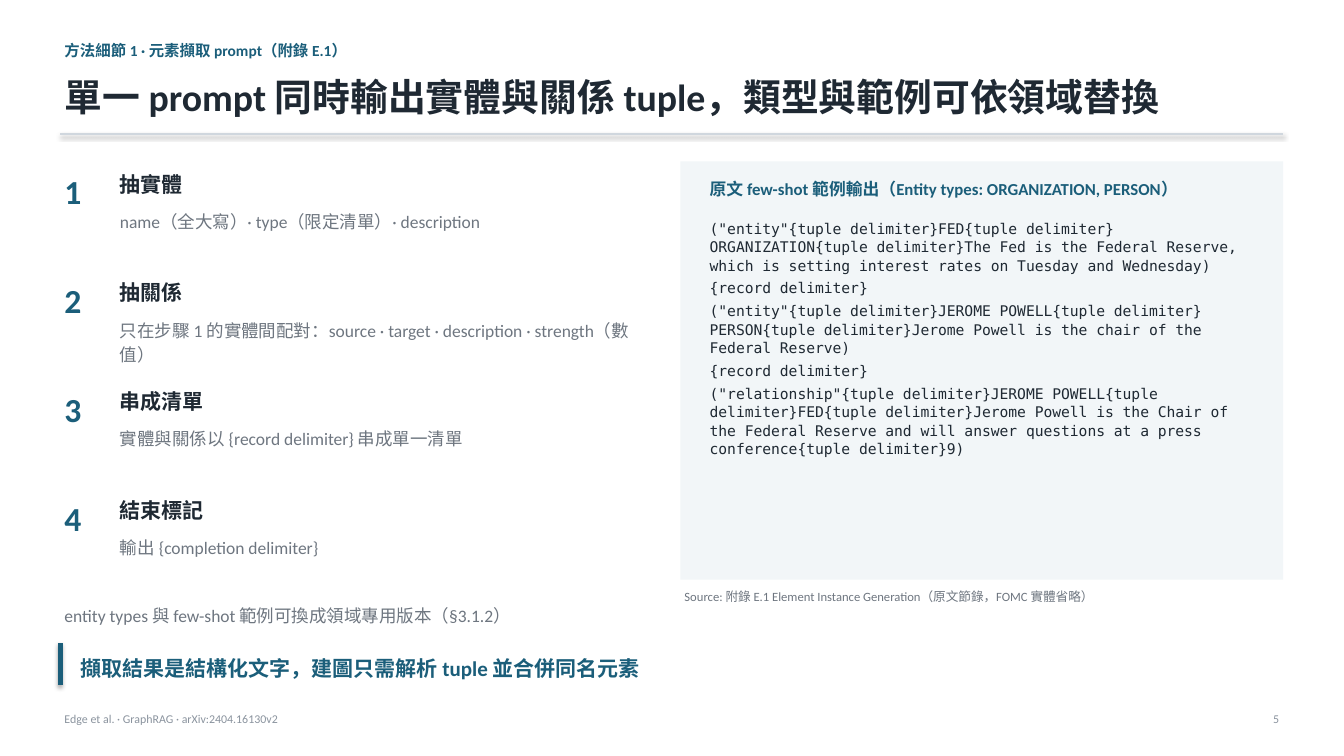
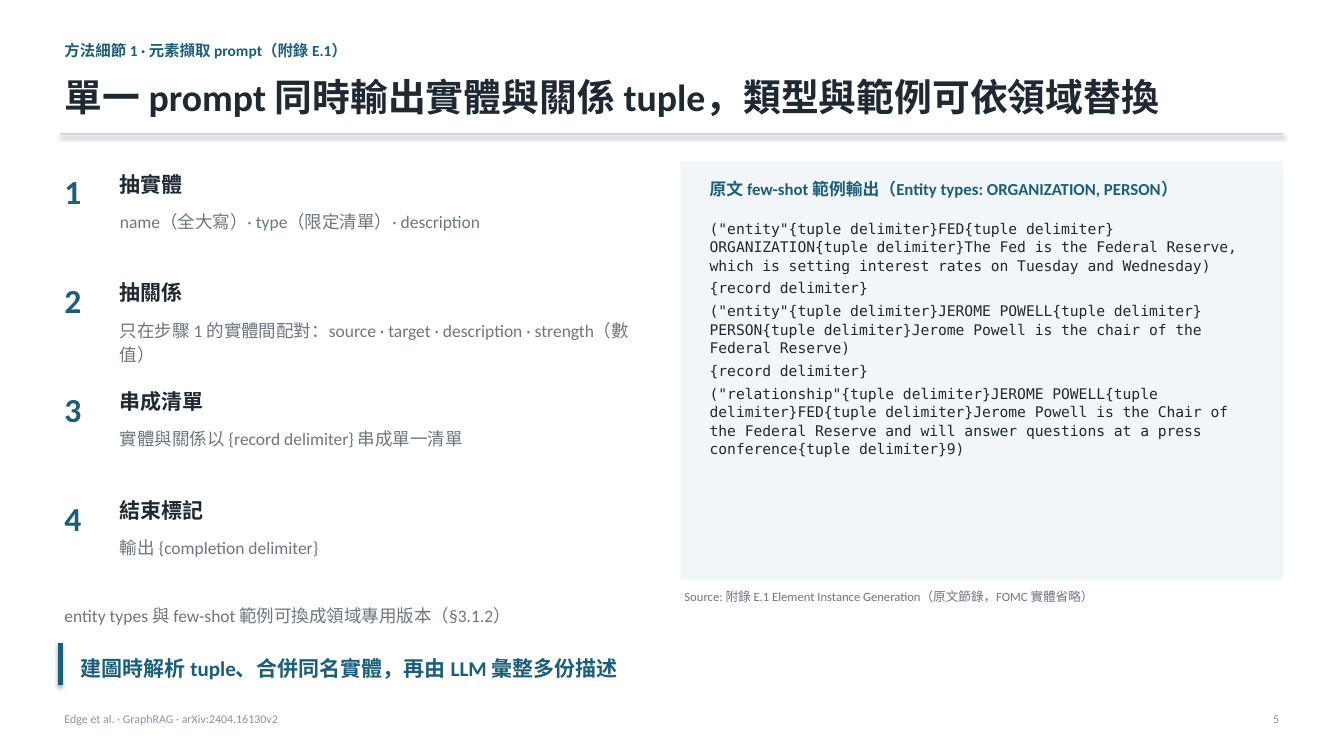
Before and after one commit to Moris-Zhan/CV-RAG-LLM-Papers, a slide deck: slide 5 of RAG/2024_GraphRAG/slides_zh-TW.pptx. Drawn at 1344x756 pixels with LibreOffice and Linux fonts; fonts in the diff are those of the drawing. Boxes give left, top, right and bottom in pixels: in the first picture for what was removed or moved away, otherwise in the second. Text is boxed around its words. In the diff, an @@ line names an element or a change of style, - is before the commit and + after.

```diff
--- a/RAG/2024_GraphRAG/slides_zh-TW.pptx
+++ b/RAG/2024_GraphRAG/slides_zh-TW.pptx
@@ text at [81,655,618,681]: text changed @@
-擷取結果是結構化文字，建圖只需解析 tuple 並合併同名元素
+建圖時解析 tuple、合併同名實體，再由 LLM 彙整多份描述
```
Also in this commit, not shown: 14 other slides changed, 2 slides added, 14 other files.
